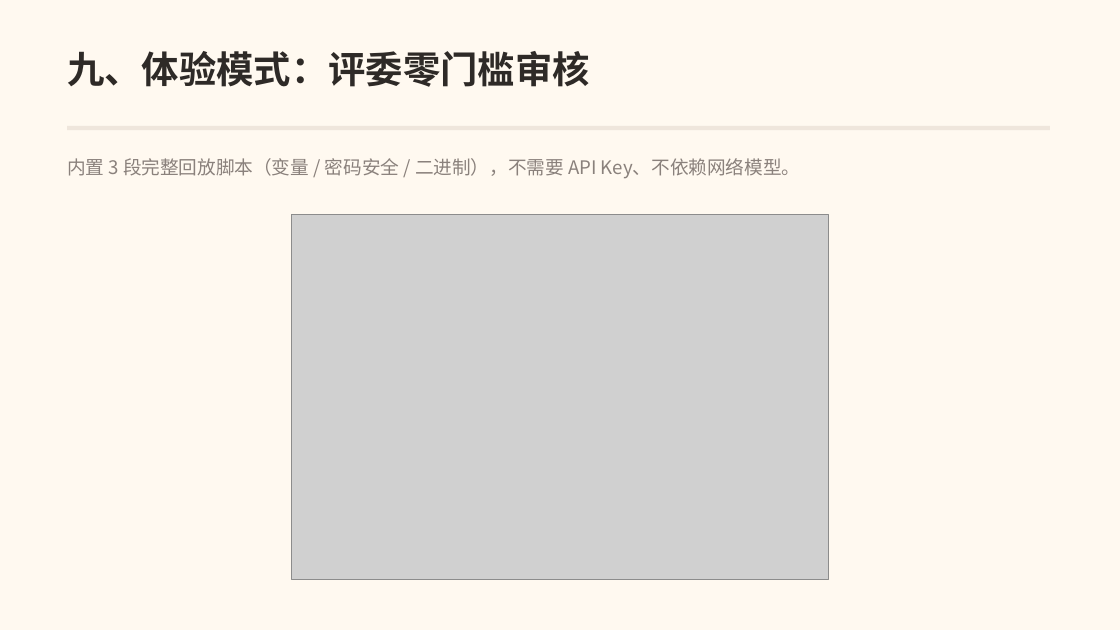
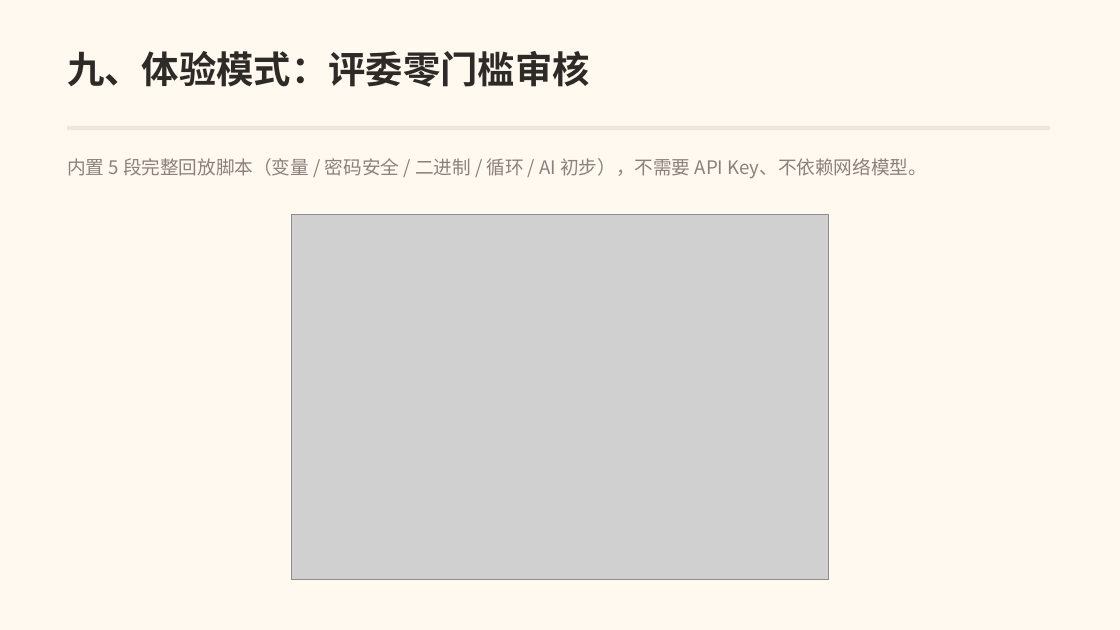
Before and after one commit to lynnnnyl25/xiao-wenhao, a slide deck: slide 10 of 小问号-答辩PPT.pptx. Drawn at 1120x630 pixels with LibreOffice and Linux fonts; fonts in the diff are those of the drawing; grey boxes stand for pictures. Boxes give left, top, right and bottom in pixels: in the first picture for what was removed or moved away, otherwise in the second. Text is boxed around its words. In the diff, an @@ line names an element or a change of style, - is before the commit and + after.

Commit message:
docs: 填入真实公网链接与 39 轮实测数据
- README / 申报书 / 答辩 PPT 全部更新为线上真实链接
- 实测数据校正：5 段脚本 39 轮，护栏通过率 39/39
- 新增线上冒烟脚本 smoke-live.mjs

```diff
--- a/小问号-答辩PPT.pptx
+++ b/小问号-答辩PPT.pptx
@@ text at [67, 158, 927, 178]: text changed @@
-内置 3 段完整回放脚本（变量 / 密码安全 / 二进制），不需要 API Key、不依赖网络模型。
+内置 5 段完整回放脚本（变量 / 密码安全 / 二进制 / 循环 / AI 初步），不需要 API Key、不依赖网络模型。
```
Also in this commit, not shown: 2 other slides changed, 8 other files.
